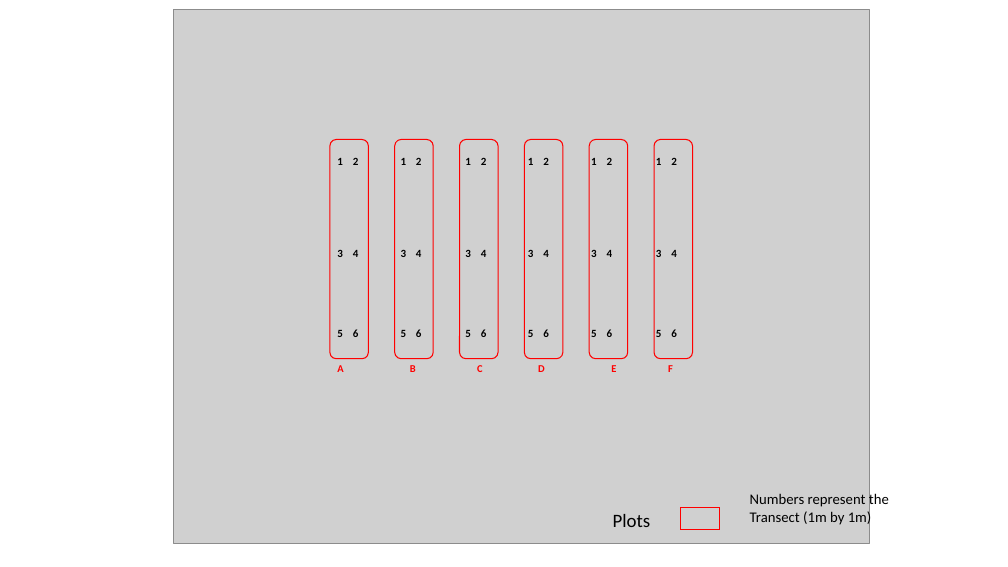
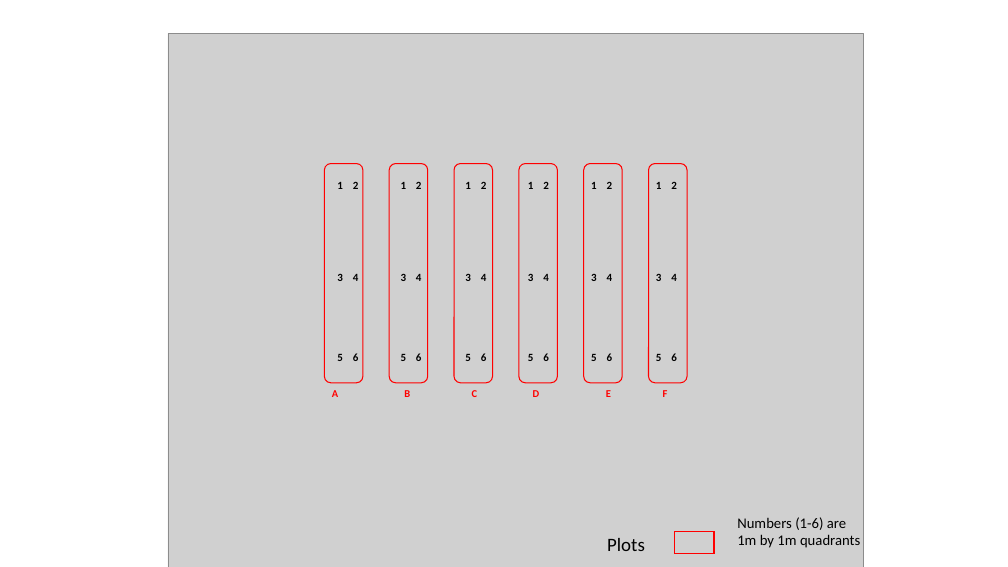
Before and after one commit to Nosa-Osawe/Phylogenetics, a slide deck: slide 2 of Notes/Nosa project experimental plot images.pptx. Drawn at 1008x567 pixels with LibreOffice and Linux fonts; fonts in the diff are those of the drawing; grey boxes stand for pictures. Boxes give left, top, right and bottom in pixels: in the first picture for what was removed or moved away, otherwise in the second. Text is boxed around its words. In the diff, an @@ line names an element or a change of style, - is before the commit and + after.

```diff
--- a/Notes/Nosa project experimental plot images.pptx
+++ b/Notes/Nosa project experimental plot images.pptx
@@ 6 texts: place and size @@
-6 texts at [337,158,677,337]
+6 texts at [337,182,677,361]
@@ 6 rounded rectangles, 2 texts, 1 picture, 1 rectangle: place and size @@
-6 rounded rectangles, 2 texts, 1 picture, 1 rectangle at [174,10,870,543]
+6 rounded rectangles, 2 texts, 1 picture, 1 rectangle at [168,34,864,567]
@@ text at [737,517,860,548]: text changed @@
-Numbers represent the Transect (1m by 1m)
+Numbers (1-6) are 1m by 1m quadrants
```
Also in this commit, not shown: 1 slide added, 5 other files.
